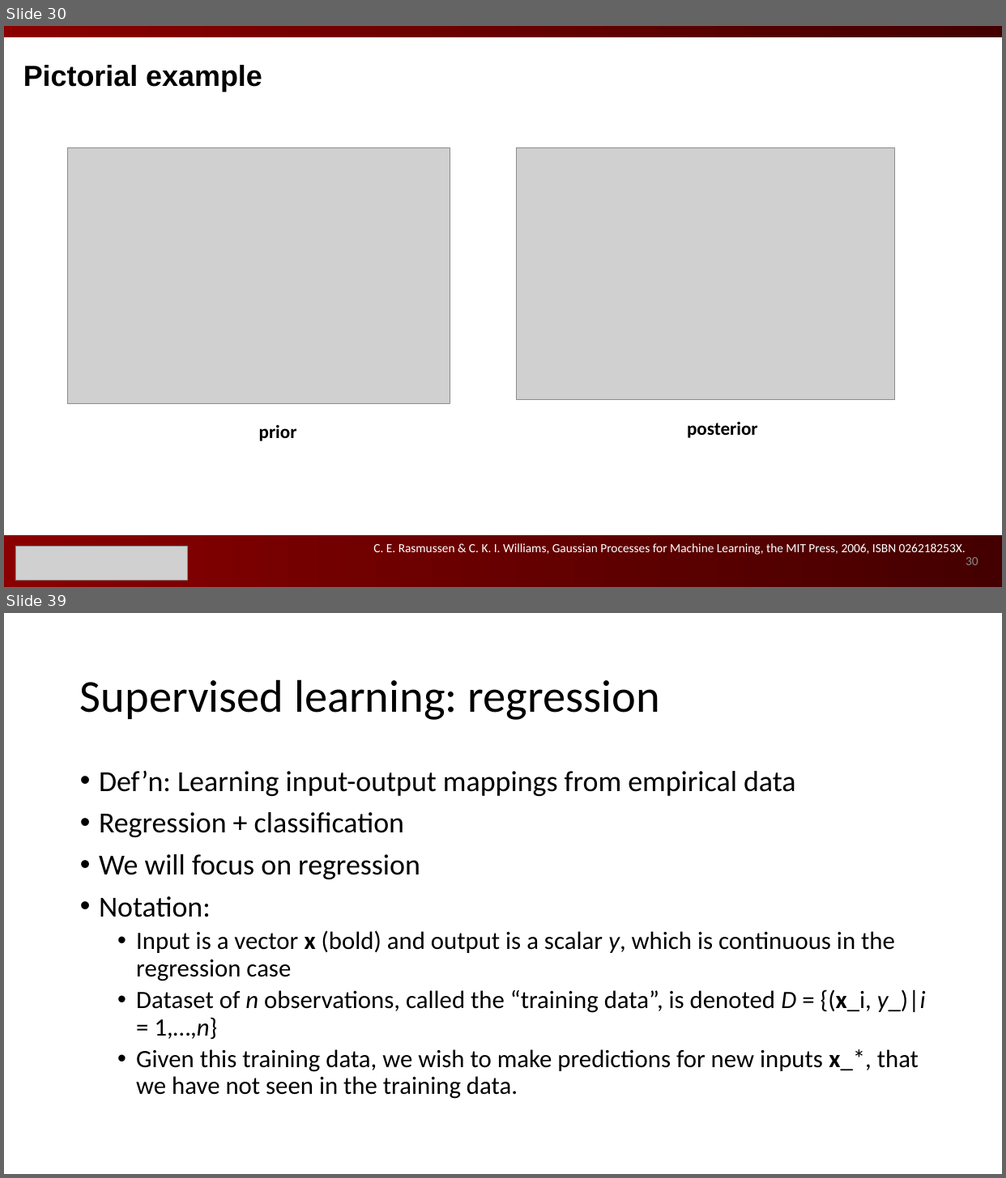
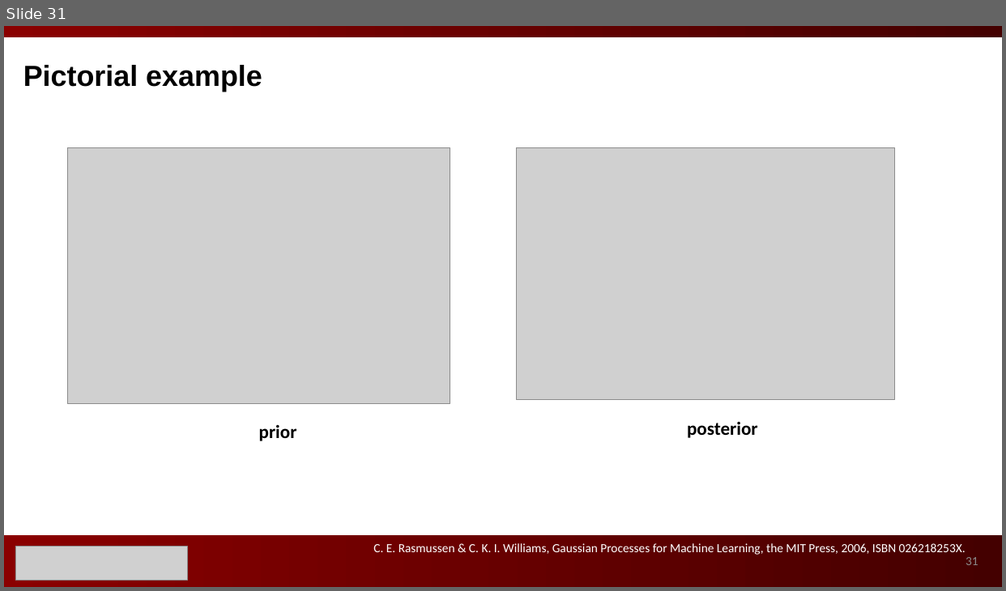
Before and after one commit to ks8/machine-learning-for-structure, a slide deck: Gaussian Processes for Machine Learning 3.pptx. Shown one above the other, each under a label of ours: slides 30 and 39 before the commit, slide 31 after it; the slides between them are not shown. The pictures are 1006x1178 and 1006x591 pixels, drawn with LibreOffice and Linux fonts; fonts in the diff are those of the drawing; grey boxes stand for pictures. Boxes give left, top, right and bottom in pixels: in the first picture for what was removed or moved away, otherwise in the second. Text is boxed around its words. In the diff, an @@ line names an element or a change of style, - is before the commit and + after.

```diff
--- a/Gaussian Processes for Machine Learning 3.pptx
+++ b/Gaussian Processes for Machine Learning 3.pptx
@@ slide 39 removed at [4,613,1002,1174], background #FFFFFF @@
@@ title removed at [80,679,660,720] @@
-Supervised learning: regression
@@ text removed at [99,770,926,1099] @@
-• Def’n: Learning input-output mappings from empirical data
-• Regression + classification
-• We will focus on regression
-• Notation:
-  • Input is a vector x (bold) and output is a scalar y, which is continuous in the regression case
-  • Dataset of n observations, called the “training data”, is denoted D = {(x_i, y_)|i = 1,…,n}
-  • Given this training data, we wish to make predictions for new inputs x_*, that we have not seen in the training data.
@@ what was slide 30 is now slide 31 @@
@@ page number at [965,557,978,565]: text changed @@
-30
+31
```
Also in this commit, not shown: 8 slides changed, 10 slides added, 15 other slides removed, 2 other files.
